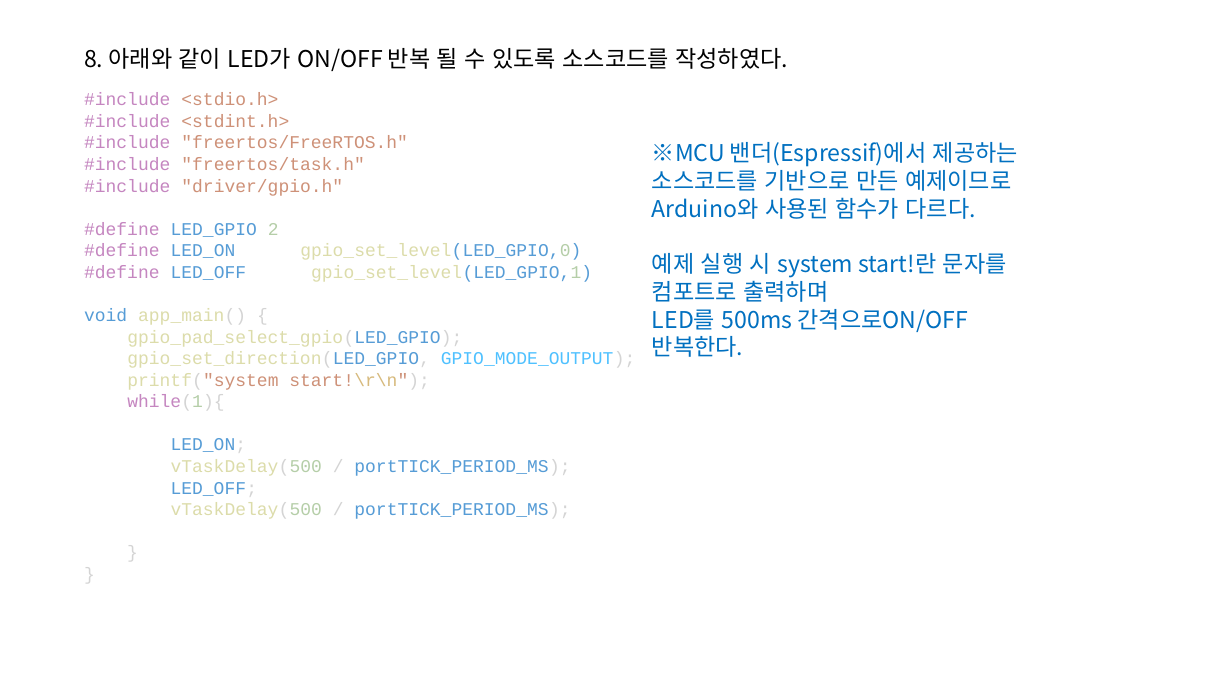
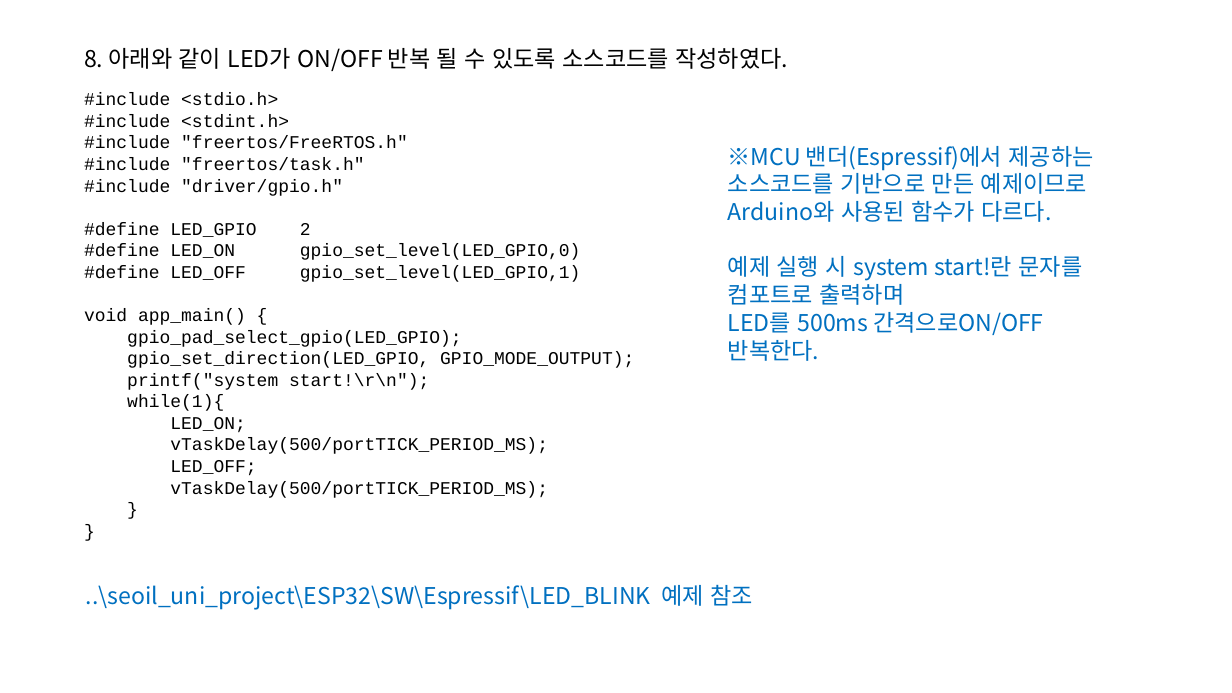
Before and after one commit to mocona05/seoil_uni_project, a slide deck: slide 4 of ESP32/DOC/PlatformIO로 Espressif타겟 프로젝트 만들기.pptx. Drawn at 1232x693 pixels with LibreOffice and Linux fonts; fonts in the diff are those of the drawing. Boxes give left, top, right and bottom in pixels: in the first picture for what was removed or moved away, otherwise in the second. Text is boxed around its words. In the diff, an @@ line names an element or a change of style, - is before the commit and + after.

Commit message:
ARDUINO 예제 자료 업로드

```diff
--- a/ESP32/DOC/PlatformIO로 Espressif타겟 프로젝트 만들기.pptx
+++ b/ESP32/DOC/PlatformIO로 Espressif타겟 프로젝트 만들기.pptx
@@ text at <box>84,93,634,476</box>: text colour #C586C0 to #000000 in "#include", "#include", "#include", "#include" and 5 more places; text colour #CE9178 to #000000 in "<stdio.h>", "<stdint.h>", ""freertos/FreeRTOS.h"", ""freertos/task.h"" and 2 more places; text colour #569CD6 to #000000 in "LED_GPIO", "LED_ON gpio_set_level(LED_GPIO,0)", "LED_OFF gpio_set_level(LED_GPIO,1)", "void" and 4 more places; text colour #B5CEA8 to #000000 in "2", "gpio_set_level(LED_GPIO,0)", "gpio_set_level(LED_GPIO,1)", "while(1){"; text colour #DCDCAA to #000000 in "gpio_set_level(LED_GPIO,0)", "gpio_set_level(LED_GPIO,1)", "app_main()", "gpio_pad_select_gpio(LED_GPIO);" and 2 more places; text colour #D4D4D4 to #000000 in "app_main() {", "gpio_pad_select_gpio(LED_GPIO);", "gpio_set_direction(LED_GPIO, GPIO_MODE_OUTPUT);", "printf("system start!\r\n");" and 5 more places; text colour #4FC1FF to #000000 in "GPIO_MODE_OUTPUT);"; text colour #D7BA7D to #000000 in "start!\r\n");" @@
@@ text "※MCU 밴더(Espressif)에서 제공하는 소스코드를 기반으로 ...": place and size @@
-text "※MCU 밴더(Espressif)에서 제공하는 소스코드를 기반으로 ..." at <box>652,142,1018,357</box>
+text "※MCU 밴더(Espressif)에서 제공하는 소스코드를 기반으로 ..." at <box>728,146,1094,361</box>
@@ text at <box>170,438,548,454</box>: text changed; text colour #569CD6 to #000000 @@
-vTaskDelay(500 / portTICK_PERIOD_MS);
+vTaskDelay(500/portTICK_PERIOD_MS);
@@ text at <box>170,481,548,498</box>: text changed; text colour #569CD6 to #000000 @@
-vTaskDelay(500 / portTICK_PERIOD_MS);
+vTaskDelay(500/portTICK_PERIOD_MS);
@@ text added at <box>86,584,753,610</box>, 18 pt, text #0070C0 @@
+..\seoil_uni_project\ESP32\SW\Espressif\LED_BLINK 예제 참조
```
Also in this commit, not shown: 2 other slides changed, 43 other files.
